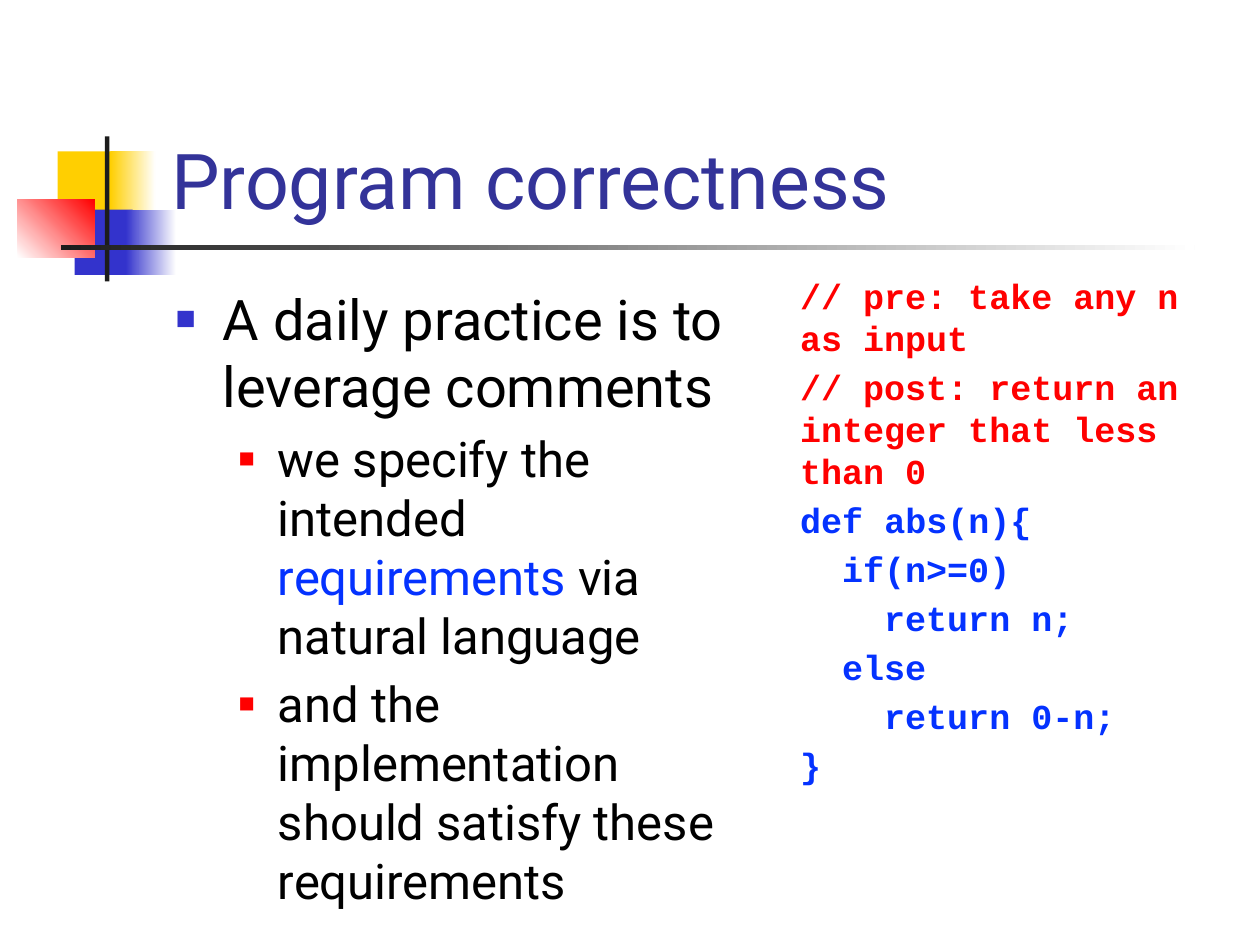
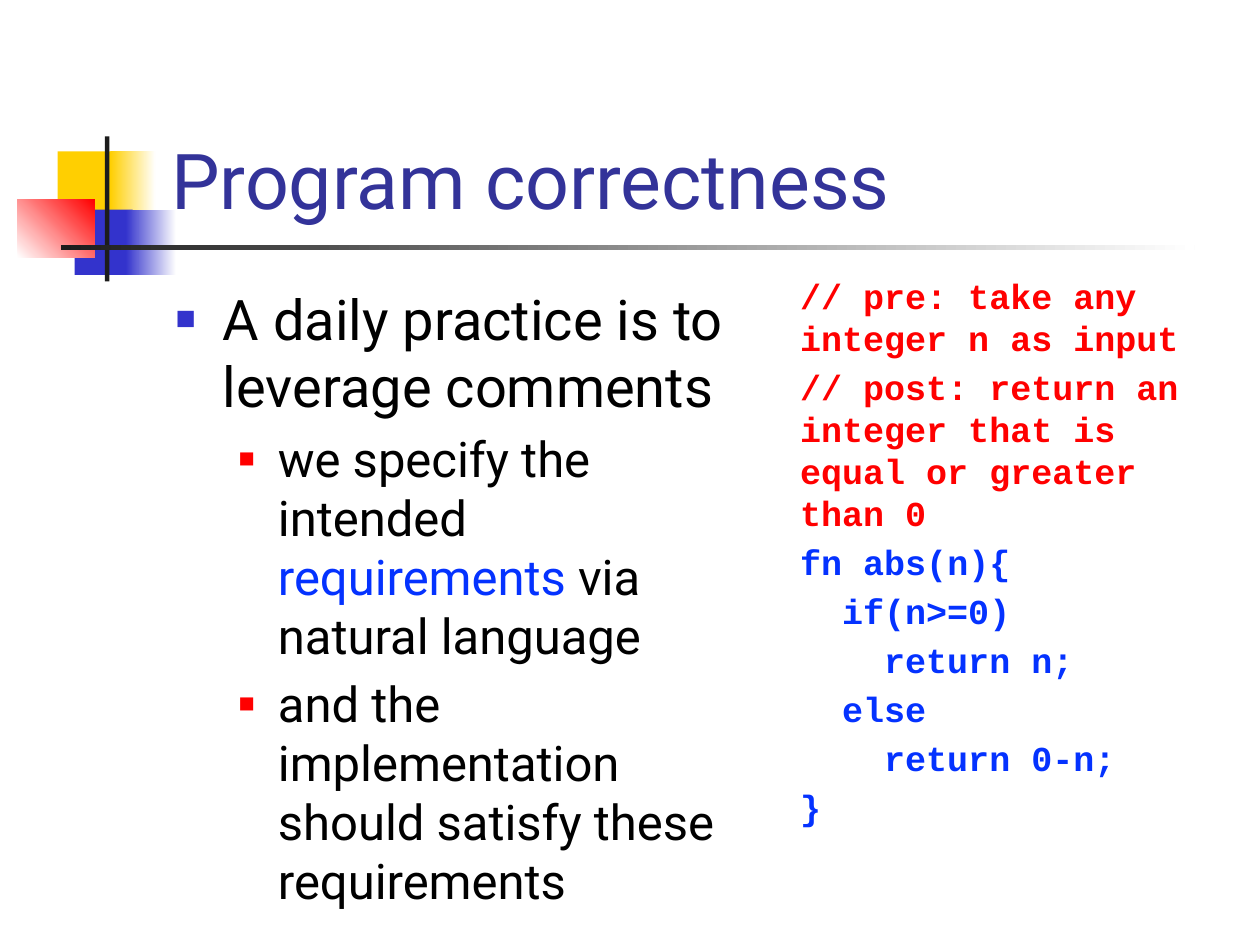
Before and after one commit to csslab-ustc/csslab-ustc.github.io, a slide deck: slide 9 of courses/theory/slides/lec18-hoare.pptx. Drawn at 1260x945 pixels with LibreOffice and Linux fonts; fonts in the diff are those of the drawing. Boxes give left, top, right and bottom in pixels: in the first picture for what was removed or moved away, otherwise in the second. Text is boxed around its words. In the diff, an @@ line names an element or a change of style, - is before the commit and + after.

```diff
--- a/courses/theory/slides/lec18-hoare.pptx
+++ b/courses/theory/slides/lec18-hoare.pptx
@@ text at <box>800,284,1178,583</box>: text changed @@
-// pre: take any n as input
-// post: return an integer that less than 0
-def abs(n){
+// pre: take any integer n as input
+// post: return an integer that is equal or greater than 0
+fn abs(n){
```
Also in this commit, not shown: 11 other slides changed, 2 slides removed.
